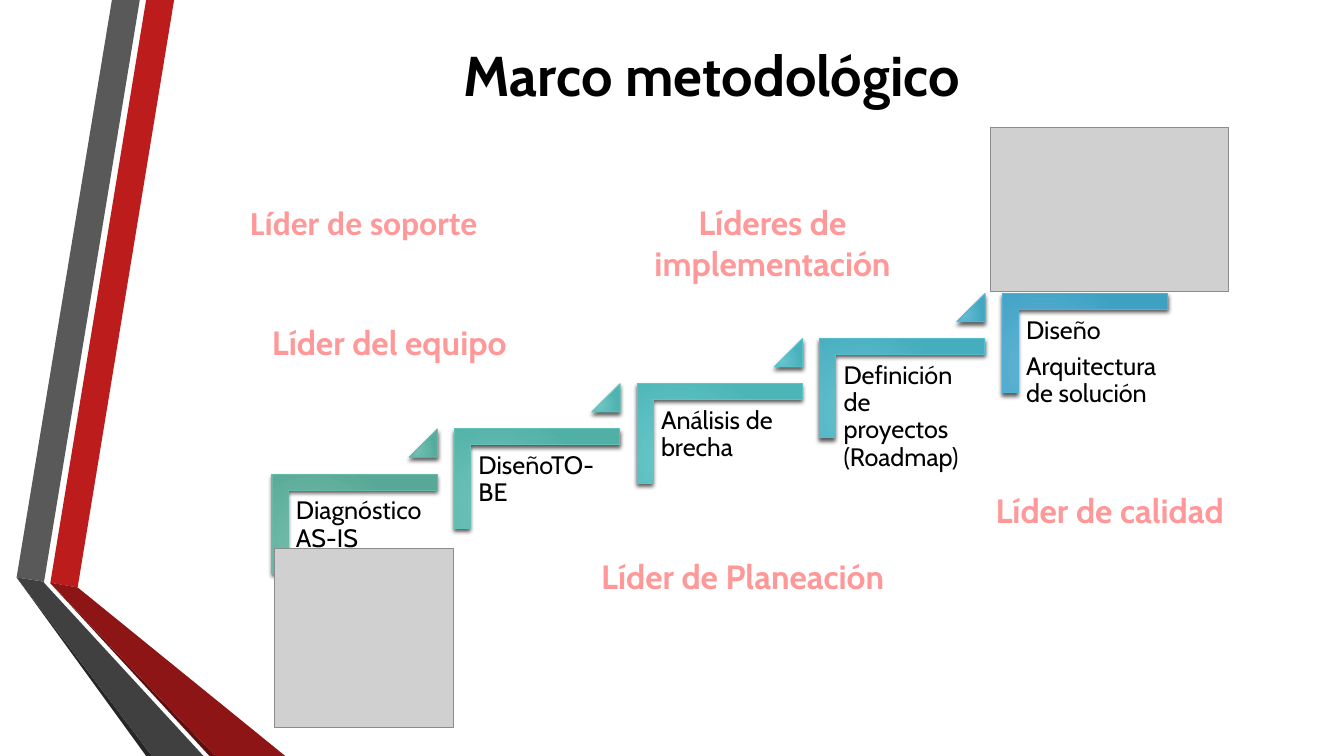
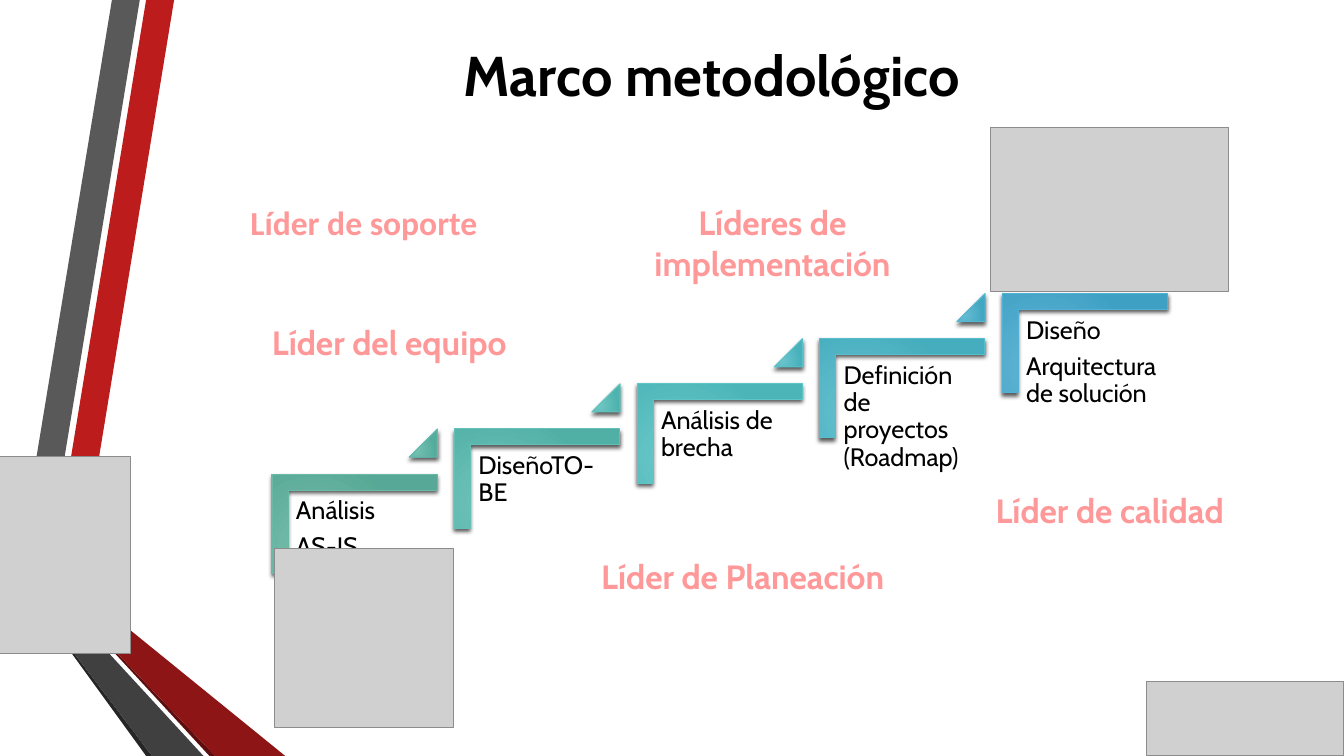
Before and after one commit to gaudisolutions/ecos, a slide deck: slide 3 of Proyecto I/Arquitectura Objetivo MPLA.pptx (slide 11 before the commit). Drawn at 1344x756 pixels with LibreOffice and Linux fonts; fonts in the diff are those of the drawing; grey boxes stand for pictures; background and template pictures are left out. Boxes give left, top, right and bottom in pixels: in the first picture for what was removed or moved away, otherwise in the second. Text is boxed around its words. In the diff, an @@ line names an element or a change of style, - is before the commit and + after.

```diff
--- a/Proyecto I/Arquitectura Objetivo MPLA.pptx
+++ b/Proyecto I/Arquitectura Objetivo MPLA.pptx
@@ picture added at (x1=0, y1=457, x2=130, y2=654) @@
@@ text at (x1=296, y1=500, x2=375, y2=549): text changed @@
-Diagnóstico AS-IS
+Análisis
+AS-IS
@@ picture added at (x1=1146, y1=682, x2=1344, y2=756) @@
```
Also in this commit, not shown: 10 other slides changed, 7 slides added.
